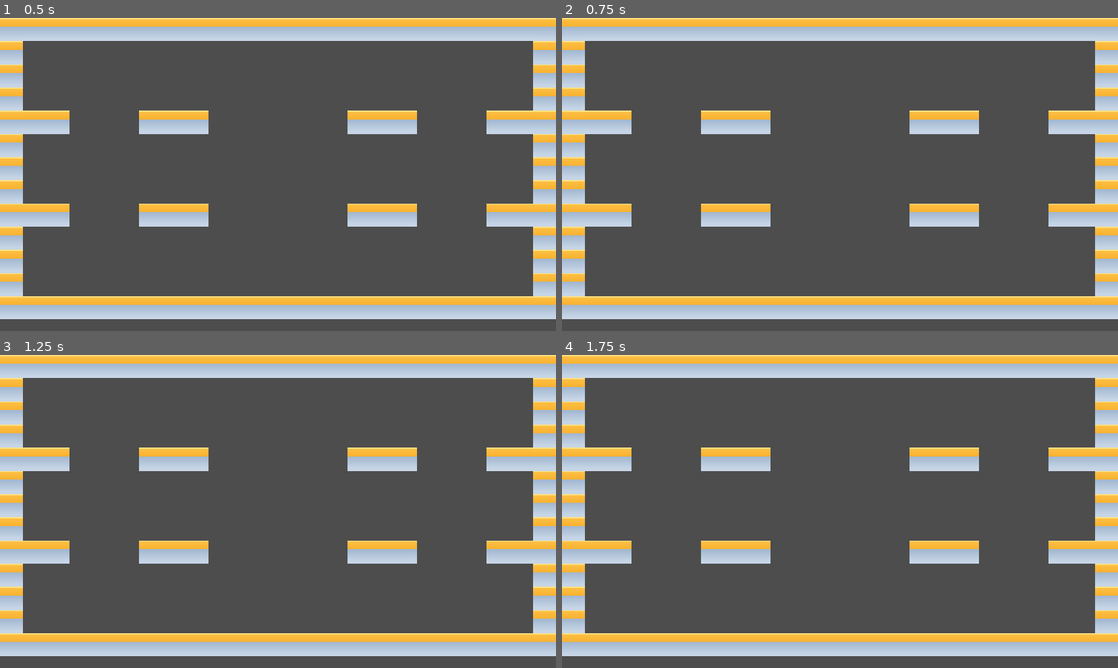
Above: before the commit, frames 1-4 (two rows, left to right).
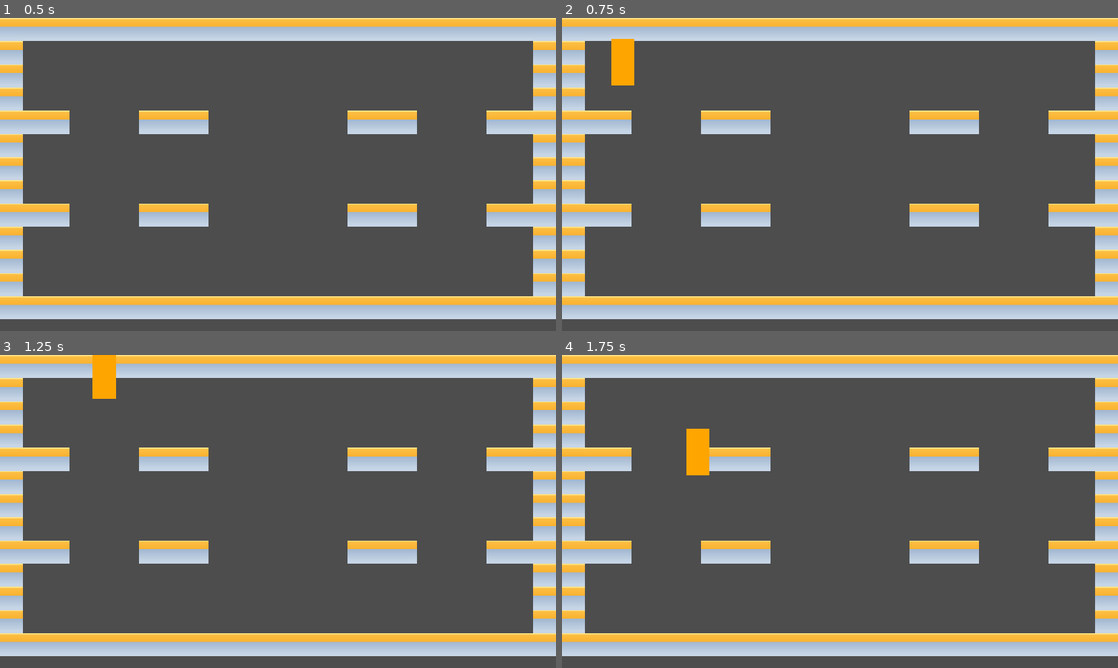
Above: after the commit, the same moments.

Repository: the-g-force/GGJ24
Game: Godot game, scene res://world/world.tscn
The game is run twice, just before and just after one commit, with the same random seed, the same clock (stepped at 60 frames per second) and the same inputs.
Inputs:
- Up to frame 1 (0.5 s): no input
- Up to frame 2 (0.75 s): tap Enter at 0.5 s; hold D from 0.53 s (still down); hold Space from 0.53 s (still down)
- Up to frame 3 (1.25 s): keep holding D; keep holding Space
- Up to frame 4 (1.75 s): keep holding D; release Space at 1.28 s; tap Space at 1.35, 1.52 s

Frame 1 is identical in both runs. In frame 2, 0.6% of the frame differs, in the area x 8-13%, y 6-22%; in frame 3, 0.6%; in frame 4, 0.6%.

Commit message:
Allow keyboard input for easy testing

Diff:
--- a/project/player/player.gd
+++ b/project/player/player.gd
@@ -20,13 +20,13 @@
 	if not is_on_floor():
 		velocity.y += gravity * delta
 
-	if Input.is_joy_button_pressed(id, JOY_BUTTON_A) and is_on_floor():
+	if _is_jump_input_pressed() and is_on_floor():
 		velocity.y = JUMP_VELOCITY
 
 	if Input.is_joy_button_pressed(id, JOY_BUTTON_X) and _can_shoot:
 		_shoot()
 
-	var direction = Input.get_joy_axis(id, JOY_AXIS_LEFT_X)
+	var direction = _read_movement_input()
 	if abs(direction) > 0.1:
 		velocity.x = direction * SPEED
 		_x_facing = sign(direction)
@@ -34,6 +34,27 @@
 		velocity.x = move_toward(velocity.x, 0, SPEED)
 
 	move_and_slide()
+
+
+func _is_jump_input_pressed() -> bool:
+	# Player 0 can use the keyboard for testing
+	if id == 0:
+		if Input.is_key_pressed(KEY_SPACE):
+			return true
+	return Input.is_joy_button_pressed(id, JOY_BUTTON_A)
+
+
+func _read_movement_input() -> float:
+	# Player zero can use the keyboard (for speed of testing)
+	if id ==0:
+		var direction := 0
+		if Input.is_key_pressed(KEY_A):
+			direction -= 1
+		if Input.is_key_pressed(KEY_D):
+			direction += 1
+		if direction != 0:
+			return direction
+	return Input.get_joy_axis(id, JOY_AXIS_LEFT_X)
 
 
 func _shoot()->void:
--- a/project/world/world.gd
+++ b/project/world/world.gd
@@ -7,6 +7,12 @@
 @onready var _spawn_point_parent := $SpawnPoints
 
 func _input(event:InputEvent)->void:
+	if event is InputEventKey\
+		and event.is_pressed()\
+		and event.keycode == KEY_SPACE\
+		and not _players_joined.has(0):
+		_add_player(0)
+
 	if event is InputEventJoypadButton and event.is_pressed():
 		var player_index := event.device
 		if player_index <= MAX_PLAYER_INDEX \
